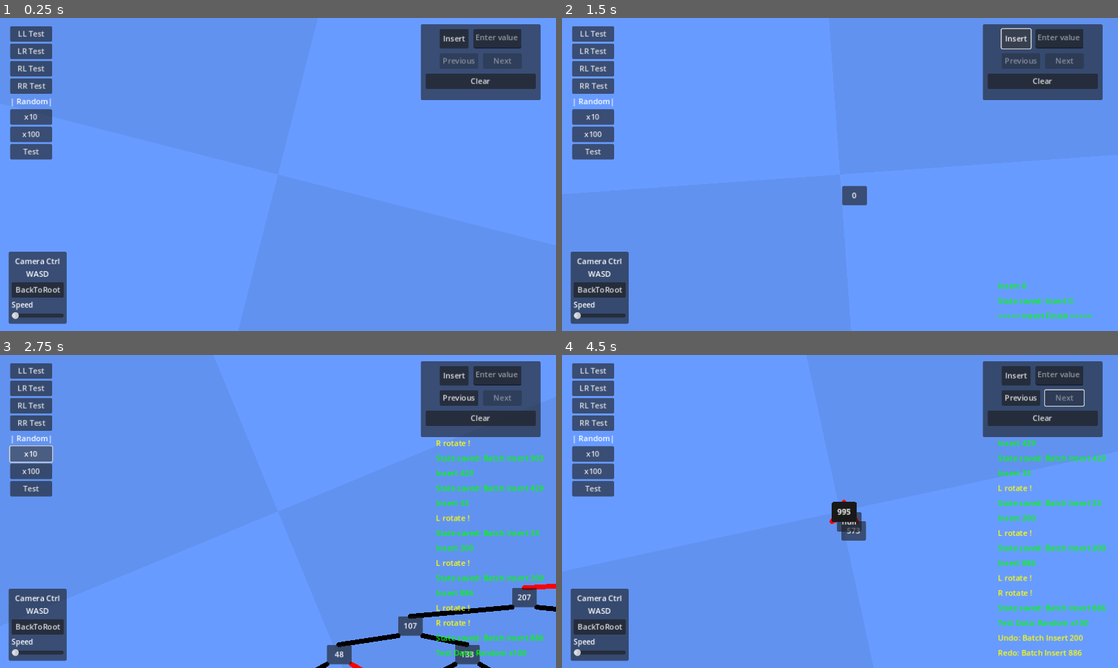
Above: before the commit, frames 1-4 (two rows, left to right).
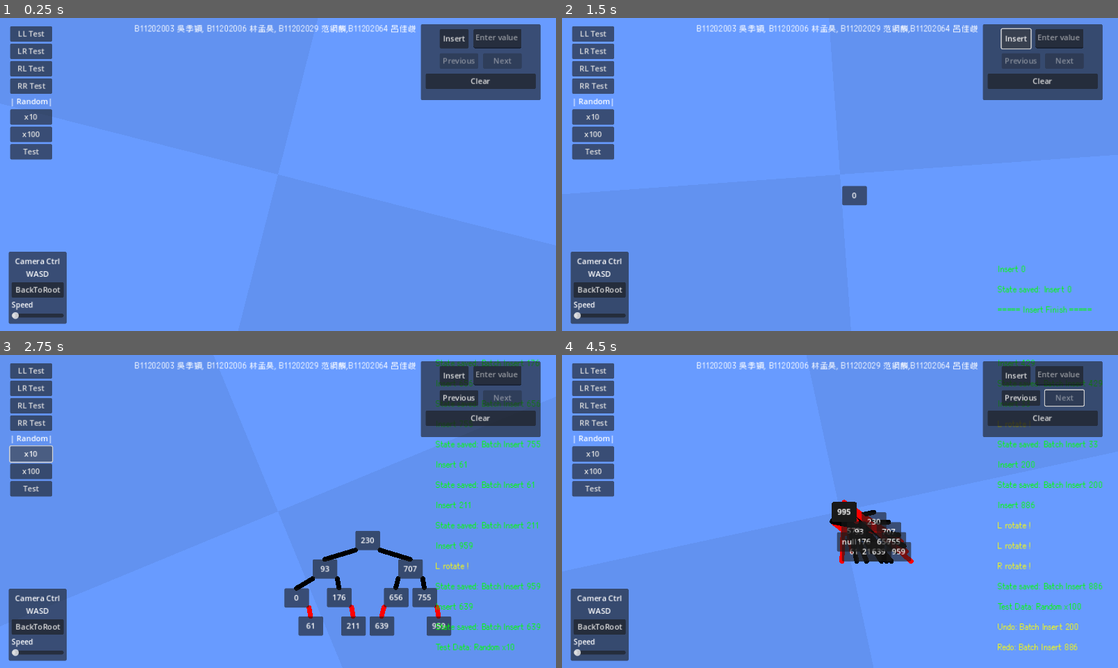
Above: after the commit, the same moments.

Repository: DennisFan11/RBtree
Game: Godot game, scene res://MainScene/MainScene.tscn
The game is run twice, just before and just after one commit, with the same random seed, the same clock (stepped at 60 frames per second) and the same inputs.
Inputs (mouse positions are in pixels of both pictures, inside the frame that each line leads up to):
- Up to frame 1 (0.25 s): no input
- Up to frame 2 (1.5 s): click (1056, 39) at 0.52 s; type "Alex" at 0.6 s; click "Insert" at 1.25 s
- Up to frame 3 (2.75 s): click "x10" at 2 s
- Up to frame 4 (4.5 s): click "x100" at 2.75 s; click "Previous" at 3.5 s; click "Next" at 4.25 s

The runs differ from the first frame. In frame 1, 0.7% of the frame differs, in the area x 24-75%, y 2-5%; in frame 2, 1.4%; in frame 3, 9.4%, in the area x 24-100%, y 1-100%; in frame 4, 5.9%.

Commit message:
fix gui bugs

Diff:
--- a/MainScene/MainScene.tscn
+++ b/MainScene/MainScene.tscn
@@ -1,6 +1,7 @@
-[gd_scene load_steps=3 format=3 uid="uid://88tjufil85s5"]
+[gd_scene load_steps=5 format=3 uid="uid://88tjufil85s5"]
 
 [ext_resource type="Script" path="res://MainScene/main_scene.gd" id="1_rs03n"]
+[ext_resource type="FontFile" uid="uid://d1nxludkd85u1" path="res://MainScene/Cubic_11.ttf" id="2_8sjp5"]
 
 [sub_resource type="GDScript" id="GDScript_xeml2"]
 resource_name = "Rot"
@@ -13,6 +14,9 @@
 	rotation = _time
 "
 
+[sub_resource type="Theme" id="Theme_lhkyn"]
+RichTextLabel/fonts/normal_font = ExtResource("2_8sjp5")
+
 [node name="MainScene" type="Node2D"]
 script = ExtResource("1_rs03n")
 metadata/_edit_vertical_guides_ = [576.0]
@@ -58,6 +62,17 @@
 offset_bottom = 1052.0
 color = Color(0.384314, 0.572549, 0.941176, 1)
 
+[node name="Label" type="Label" parent="BackGround"]
+anchors_preset = -1
+anchor_right = 1.0
+anchor_bottom = 1.0
+offset_left = 274.0
+offset_top = 12.0
+offset_right = -309.0
+offset_bottom = -613.0
+theme_override_fonts/font = ExtResource("2_8sjp5")
+text = " B11202003 吳季穎, B11202006 林孟昊, B11202029 范綱麟,B11202064 呂佳峻"
+
 [node name="UI" type="CanvasLayer" parent="."]
 
 [node name="Control" type="Control" parent="UI"]
@@ -68,6 +83,22 @@
 grow_horizontal = 2
 grow_vertical = 2
 mouse_filter = 2
+
+[node name="Messages" type="VBoxContainer" parent="UI/Control"]
+unique_name_in_owner = true
+layout_mode = 1
+anchors_preset = 15
+anchor_right = 1.0
+anchor_bottom = 1.0
+offset_left = 903.0
+offset_top = 7.0
+offset_right = -9.0
+offset_bottom = -16.0
+grow_horizontal = 2
+grow_vertical = 2
+mouse_filter = 2
+theme = SubResource("Theme_lhkyn")
+alignment = 2
 
 [node name="Panel" type="Panel" parent="UI/Control"]
 layout_mode = 1
@@ -134,21 +165,6 @@
 layout_mode = 2
 text = "Clear"
 
-[node name="Messages" type="VBoxContainer" parent="UI/Control"]
-unique_name_in_owner = true
-layout_mode = 1
-anchors_preset = 15
-anchor_right = 1.0
-anchor_bottom = 1.0
-offset_left = 903.0
-offset_top = 7.0
-offset_right = -9.0
-offset_bottom = -16.0
-grow_horizontal = 2
-grow_vertical = 2
-mouse_filter = 2
-alignment = 2
-
 [node name="HBoxContainer" type="VBoxContainer" parent="UI/Control"]
 layout_mode = 0
 offset_left = 21.0
@@ -181,11 +197,11 @@
 text = "| Random|
 "
 
+[node name="Random10Button" type="Button" parent="UI/Control/HBoxContainer"]
+layout_mode = 2
+text = "x10"
+
 [node name="Random100Button" type="Button" parent="UI/Control/HBoxContainer"]
-layout_mode = 2
-text = "x10"
-
-[node name="Random1000Button" type="Button" parent="UI/Control/HBoxContainer"]
 layout_mode = 2
 text = "x100"
 
@@ -284,8 +300,8 @@
 [connection signal="button_down" from="UI/Control/HBoxContainer/LR" to="." method="_on_lr_button_down"]
 [connection signal="button_down" from="UI/Control/HBoxContainer/RL" to="." method="_on_rl_button_down"]
 [connection signal="button_down" from="UI/Control/HBoxContainer/RR" to="." method="_on_rr_button_down"]
+[connection signal="button_down" from="UI/Control/HBoxContainer/Random10Button" to="." method="_on_random_10_button_button_down"]
 [connection signal="button_down" from="UI/Control/HBoxContainer/Random100Button" to="." method="_on_random_100_button_button_down"]
-[connection signal="button_down" from="UI/Control/HBoxContainer/Random1000Button" to="." method="_on_random_1000_button_button_down"]
 [connection signal="button_down" from="UI/Control/HBoxContainer/TestButton" to="." method="_on_test_button_button_down"]
 [connection signal="button_down" from="UI/Control/ViewPanel/VBoxContainer/BackToRoot" to="." method="_on_back_to_root_button_down"]
 [connection signal="value_changed" from="UI/Control/ViewPanel/VBoxContainer/HSlider" to="." method="_on_h_slider_value_changed"]
--- a/MainScene/main_scene.gd
+++ b/MainScene/main_scene.gd
@@ -214,12 +214,12 @@
 
 #region Global message
 var _message_arr = []
-const MESSAGE_LIVE_TIME:float = 10.0
+const MESSAGE_LIVE_TIME:float = 60.0
 func _message(str:String):
 	print_rich(str)
 
 	var rich = RichTextLabel.new()
-	rich.custom_minimum_size.y = 27.0
+	rich.custom_minimum_size.y = 38.0
 	rich.bbcode_enabled = true
 	rich.text = str
 	rich.mouse_filter = Control.MOUSE_FILTER_IGNORE
--- a/TreeRemove.gd
+++ b/TreeRemove.gd
@@ -11,6 +11,7 @@
 
 ## 打印整棵樹的狀態
 func _debug_tree_state(message: String = "") -> void:
+	return
 	if message:
 		MainScene.message("\n[color=yellow]" + message + "[/color]")
 
@@ -59,7 +60,7 @@
 	if !_root:
 		return null
 
-	MainScene.message("[color=yellow]開始刪除節點 " + str(val) + "[/color]")
+	#MainScene.message("[color=yellow]開始刪除節點 " + str(val) + "[/color]")
 	_debug_tree_state("刪除前的樹狀態:")
 
 	# 第一步：執行標準的BST刪除
@@ -70,7 +71,7 @@
 	# 確保根節點是黑色
 	if _root:
 		_root.color = BLACK
-		MainScene.message("[color=green]確保根節點為黑色[/color]")
+		#MainScene.message("[color=green]確保根節點為黑色[/color]")
 
 	_debug_tree_state("最終的樹狀態:")
 
@@ -79,25 +80,25 @@
 ## 在二叉搜索樹中執行刪除操作
 func _remove_BST(node:TreeNode, val:float) -> TreeNode:
 	if !node:
-		MainScene.message("[color=red]節點不存在[/color]")
+		#MainScene.message("[color=red]節點不存在[/color]")
 		return null
 
-	MainScene.message("[color=cyan]正在搜索節點 " + str(val) + "，當前節點值=" + str(node.val) + "[/color]")
+	#MainScene.message("[color=cyan]正在搜索節點 " + str(val) + "，當前節點值=" + str(node.val) + "[/color]")
 
 	# 找到要刪除的節點
 	if val == node.val:
-		MainScene.message("[color=green]找到目標節點 " + str(val) + "[/color]")
+		#MainScene.message("[color=green]找到目標節點 " + str(val) + "[/color]")
 		# 如果是葉子節點或只有一個子節點
 		if !node.L or !node.R:
-			MainScene.message("[color=yellow]節點是葉子或只有一個子節點，進入簡單刪除處理[/color]")
+			#MainScene.message("[color=yellow]節點是葉子或只有一個子節點，進入簡單刪除處理[/color]")
 			var result = _handle_simple_delete(node)
 			_debug_tree_state("簡單刪除後的樹狀態:")
 			return result
 
 		# 如果有兩個子節點，找到中序後繼節點
-		MainScene.message("[color=yellow]節點有兩個子節點，尋找後繼節點[/color]")
+		#MainScene.message("[color=yellow]節點有兩個子節點，尋找後繼節點[/color]")
 		var successor = _find_min(node.R)
-		MainScene.message("[color=cyan]找到後繼節點：" + str(successor.val) + "[/color]")
+		#MainScene.message("[color=cyan]找到後繼節點：" + str(successor.val) + "[/color]")
 
 		node.val = successor.val
 		node.R = _remove_BST(node.R, successor.val)
@@ -108,7 +109,7 @@
 
 	# 在左子樹中搜索
 	elif val < node.val:
-		MainScene.message("[color=cyan]目標值小於當前節點，往左子樹搜索[/color]")
+		#MainScene.message("[color=cyan]目標值小於當前節點，往左子樹搜索[/color]")
 		if node.L:
 			var new_left = _remove_BST(node.L, val)
 			node.L = new_left
@@ -117,7 +118,7 @@
 
 	# 在右子樹中搜索
 	else:
-		MainScene.message("[color=cyan]目標值大於當前節點，往右子樹搜索[/color]")
+		#MainScene.message("[color=cyan]目標值大於當前節點，往右子樹搜索[/color]")
 		if node.R:
 			var new_right = _remove_BST(node.R, val)
 			node.R = new_right
--- a/project.godot
+++ b/project.godot
@@ -35,6 +35,7 @@
 Enter={
 "deadzone": 0.5,
 "events": [Object(InputEventKey,"resource_local_to_scene":false,"resource_name":"","device":-1,"window_id":0,"alt_press …(195 unchanged characters)…
+, Object(InputEventKey,"resource_local_to_scene":false,"resource_name":"","device":-1,"window_id":0,"alt_pressed":false,"shift_pressed":false,"ctrl_pressed":false,"meta_pressed":false,"pressed":false,"keycode":0,"physical_keycode":4194309,"key_label":0,"unicode":0,"location":0,"echo":false,"script":null)
 ]
 }
 zoom_in={
Binary file added: MainScene/Cubic_11.ttf
Not shown, added: MainScene/Cubic_11.ttf.import
Not shown, added: export_presets.cfg
